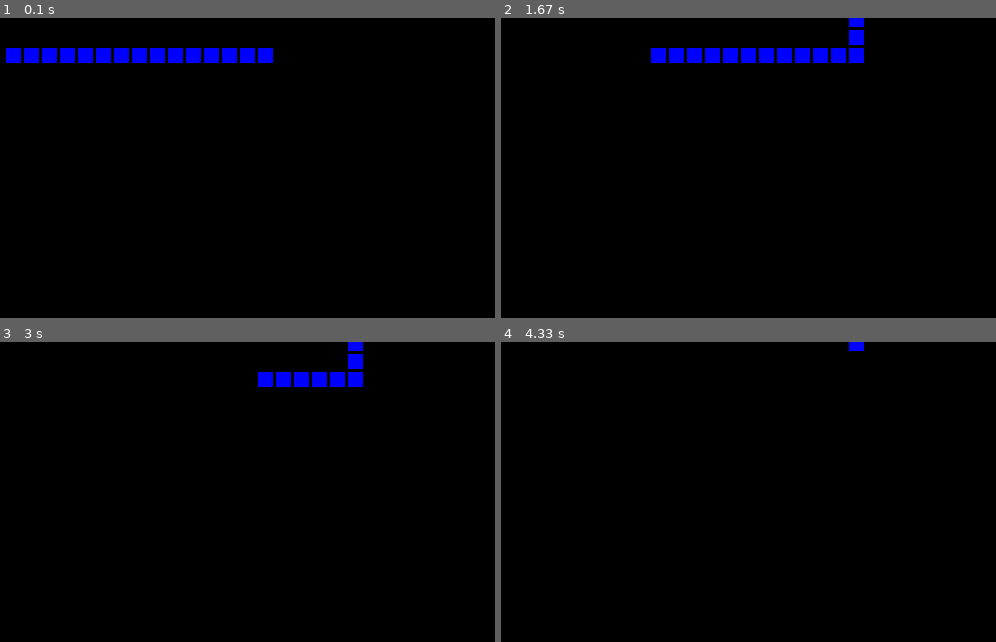
Above: before the commit, frames 1-4 (two rows, left to right).
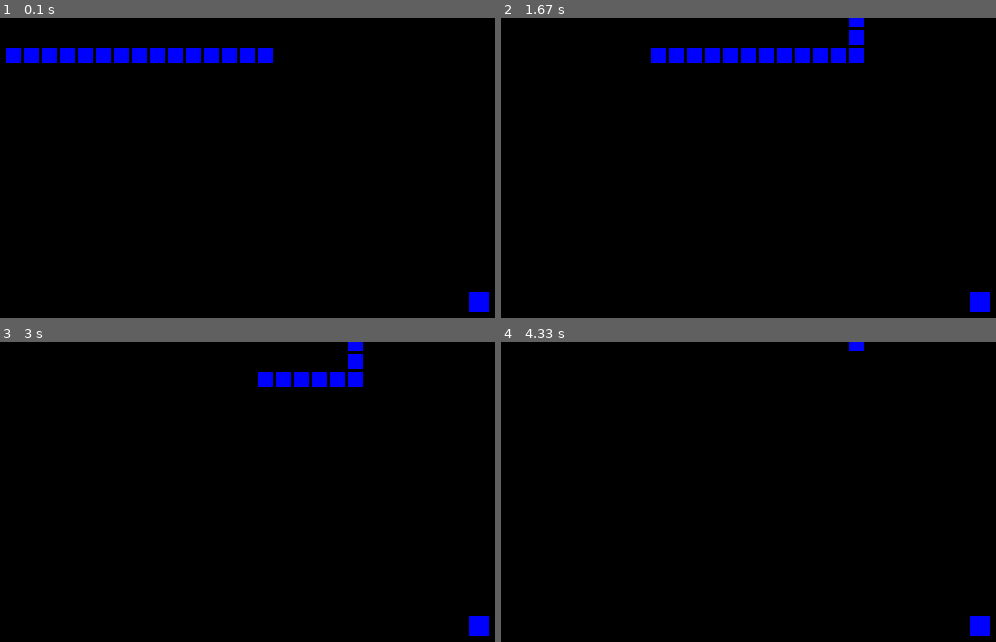
Above: after the commit, the same moments.

Repository: smv1999/Games
Game: pygame game, started from snake.py
The game is run twice, just before and just after one commit, with the same random seed, the same clock (stepped at 60 frames per second) and the same inputs.
Inputs:
- Up to frame 1 (0.1 s): no input
- Up to frame 2 (1.67 s): tap E at 0.33 s; hold Up 1.17-1.63 s
- Up to frame 3 (3 s): no input
- Up to frame 4 (4.33 s): no input

The runs differ from the first frame. In frame 1, 0.3% of the frame differs, in the area x 94-99%, y 91-98%; in frame 2, 0.3%; in frame 3, 0.3%; in frame 4, 0.3%.

Commit message:
modified snake.py

Diff:
--- a/snake.py
+++ b/snake.py
@@ -1,6 +1,7 @@
 
 import pygame
-
+from pygame.locals import *
+import random
 # Colors
 BLACK = (0, 0, 0)
 BLUE = (0,0,255)
@@ -15,6 +16,13 @@
 # Set initial speed
 x_change = segment_width + segment_margin
 y_change = 0
+
+
+class Food():
+    #Class to print food
+    x_food = random.randint(0, 785)
+    y_food = random.randint(0, 585)
+    score = 0
 
 
 class Segment(pygame.sprite.Sprite):
@@ -39,6 +47,9 @@
 # Create an 800x600 sized screen
 screen = pygame.display.set_mode([800, 600])
 
+myfont = pygame.font.Font(None, 40)
+
+
 # Set the title of the window
 pygame.display.set_caption('Snake Game')
 
@@ -57,6 +68,9 @@
 clock = pygame.time.Clock()
 done = False
 
+x_food = random.randint(0, 785)
+y_food = random.randint(0, 585)
+score = 0
 while not done:
 
     for event in pygame.event.get():
@@ -79,6 +93,15 @@
             if event.key == pygame.K_DOWN:
                 x_change = 0
                 y_change = (segment_height + segment_margin)
+            if event.key == pygame.K_e:
+                print(score)
+            if y < y_food+30:
+                if x > x_food and x < x_food+30 or x+20 > x_food and x+20<x_food+30:
+                    scoretext = myfont.render("Score {0}".format(score), 1, BLUE)
+                    screen.blit(scoretext, (50, 100))
+                    score += 1
+
+
 
     # Get rid of last segment of the snake
     # .pop() command removes last item in list
@@ -98,6 +121,9 @@
     # Clear screen
     screen.fill(BLACK)
 
+    pygame.draw.rect(screen, BLUE, [x_food, y_food, 20, 20])
+
+
     allspriteslist.draw(screen)
 
     # Flip screen
